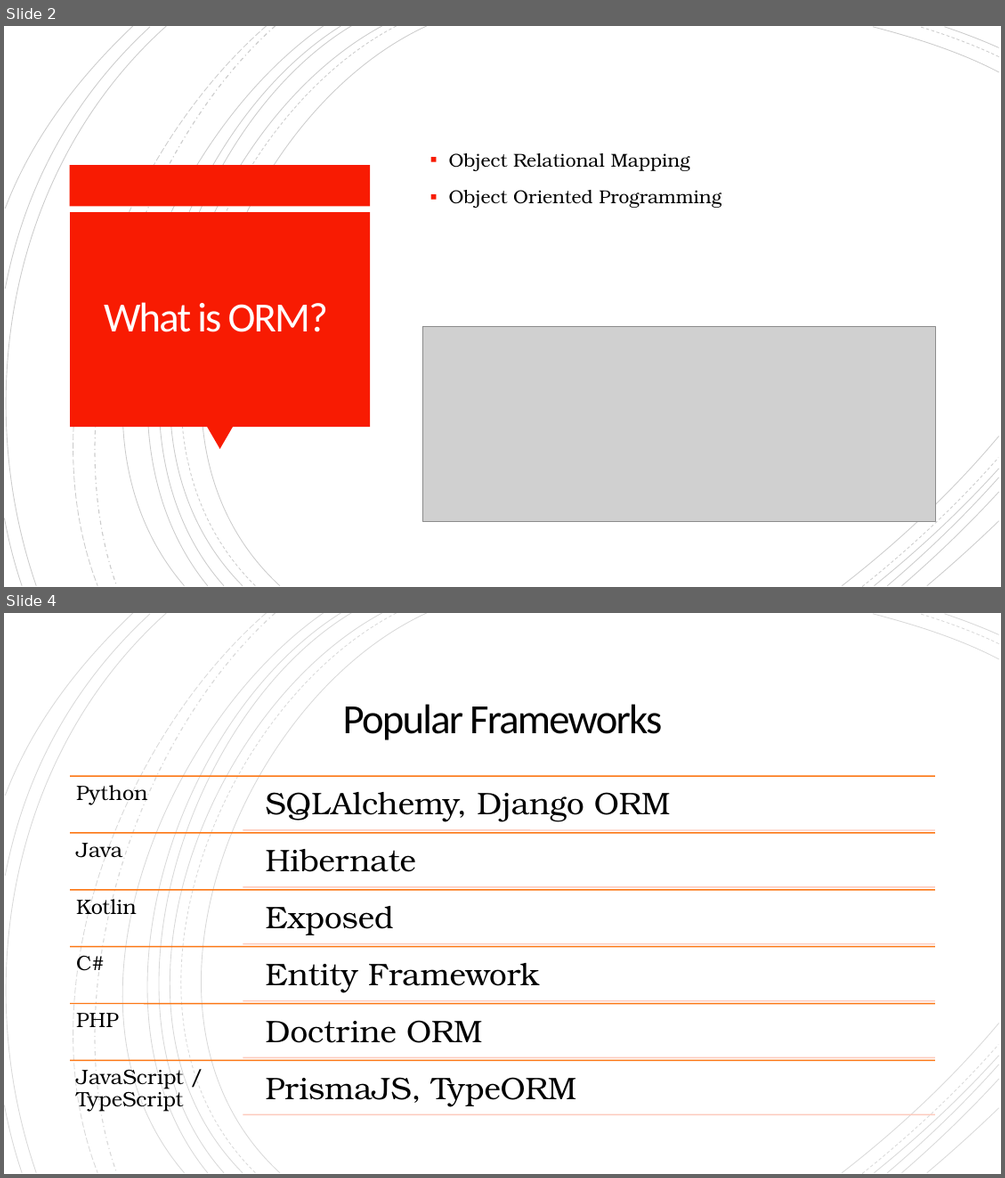
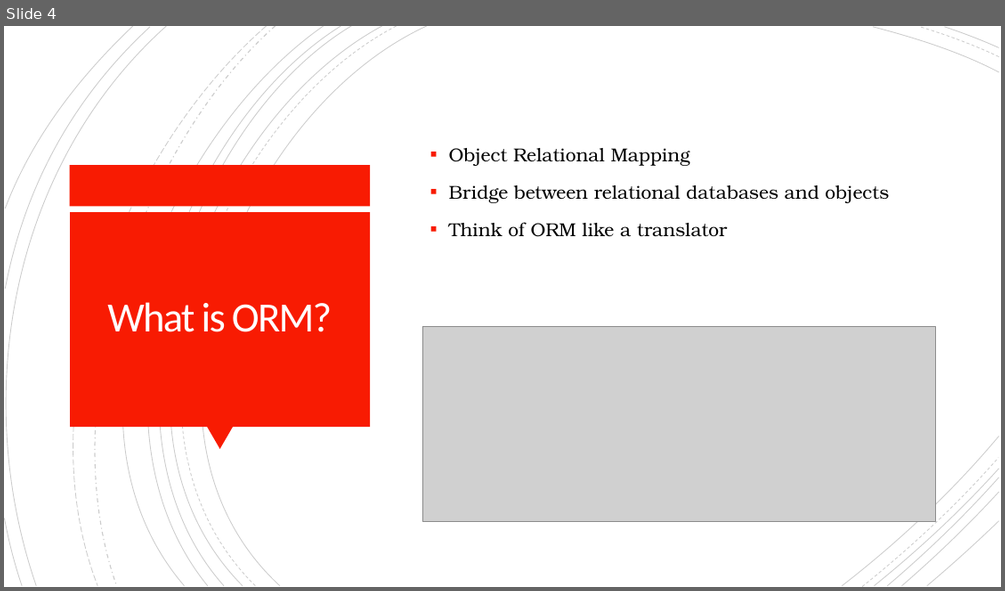
Before and after one commit to isjxn/ORM-Barcamp, a slide deck: ORM_Barcamp_Presentation.pptx. Shown one above the other, each under a label of ours: slides 2 and 4 before the commit, slide 4 after it; the slides between them are not shown. The pictures are 1005x1178 and 1005x591 pixels, drawn with LibreOffice and Linux fonts; fonts in the diff are those of the drawing; grey boxes stand for pictures. Boxes give left, top, right and bottom in pixels: in the first picture for what was removed or moved away, otherwise in the second. Text is boxed around its words. In the diff, an @@ line names an element or a change of style, - is before the commit and + after.

```diff
--- a/ORM_Barcamp_Presentation.pptx
+++ b/ORM_Barcamp_Presentation.pptx
@@ slide 4 removed at [4,613,1001,1174], background #FFFFFF; not listed: 18 template elements that a slide beside it also shows @@
@@ rectangle removed at [4,613,1001,1174] @@
@@ group removed at [4,613,999,1174]: 21 freeform shapes @@
@@ title removed at [343,704,662,740] @@
-Popular Frameworks
@@ group removed at [70,776,935,1115]: 12 lines, 12 texts @@
-Python
-SQLAlchemy, Django ORM
-Java
-Hibernate
-Kotlin
-Exposed
-C#
-Entity Framework
-PHP
-Doctrine ORM
-JavaScript / TypeScript
-PrismaJS, TypeORM
@@ what was slide 2 is now slide 4 @@
@@ slide 4 changed as well @@
@@ text at [449,185,889,237]: text changed @@
-▪ Object Oriented Programming
+▪ Bridge between relational databases and objects
+▪ Think of ORM like a translator
@@ title "What is ORM?": place and size @@
-title "What is ORM?" at [104,302,328,332]
+title "What is ORM?" at [107,302,332,332]
```
Also in this commit, not shown: 2 other slides changed, 13 slides added, 2 other slides removed, 1 other file.
